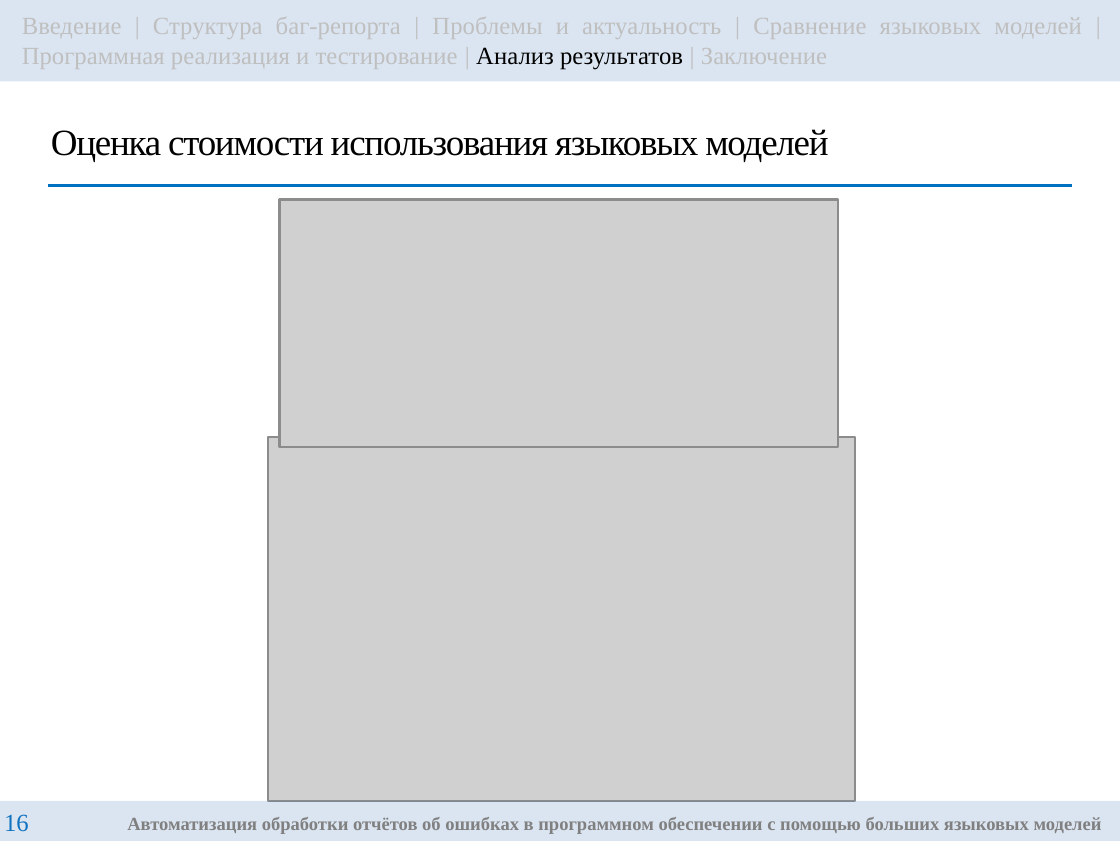
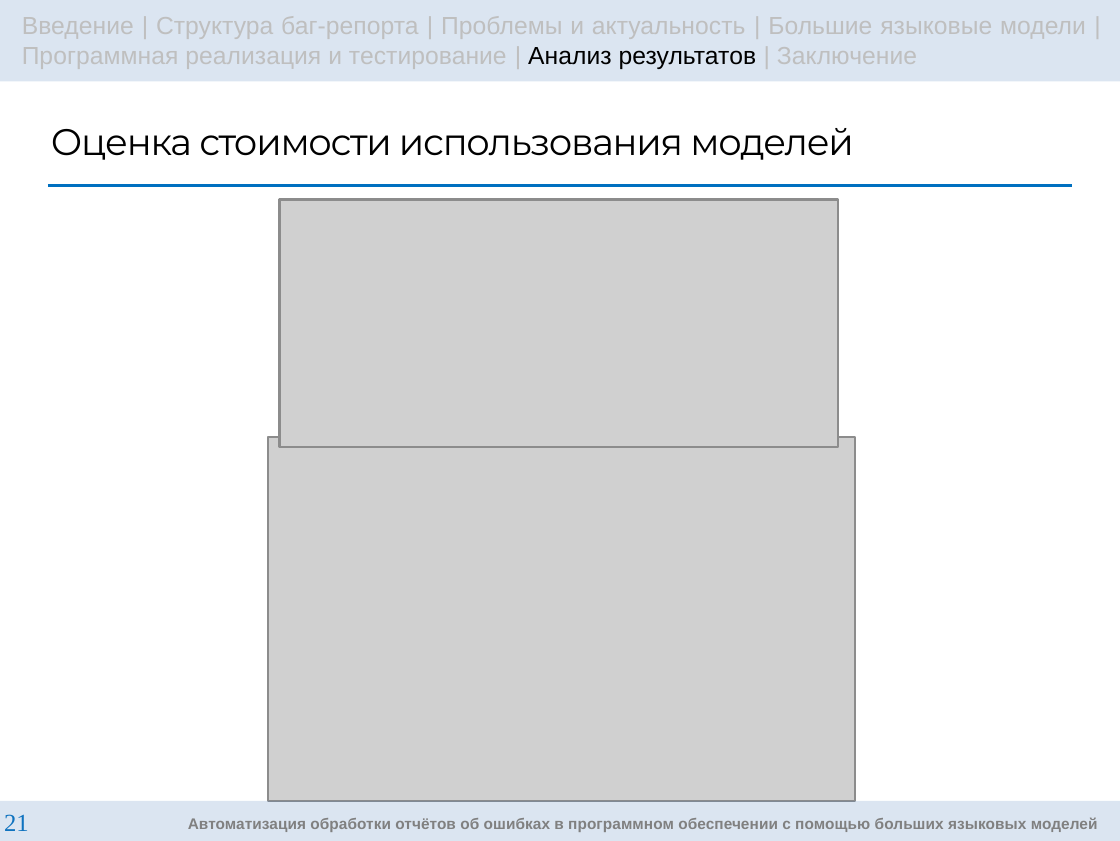
Before and after one commit to g3ntIeman/VKR_Gunko_Nikita, a slide deck: slide 21 of masters/ВКР/Презентация/GunkoNM_RK6-42M_Presentation.pptx (slide 16 before the commit). Drawn at 1120x841 pixels with LibreOffice and Linux fonts; fonts in the diff are those of the drawing; grey boxes stand for pictures. Boxes give left, top, right and bottom in pixels: in the first picture for what was removed or moved away, otherwise in the second. Text is boxed around its words. In the diff, an @@ line names an element or a change of style, - is before the commit and + after.

```diff
--- a/masters/ВКР/Презентация/GunkoNM_RK6-42M_Presentation.pptx
+++ b/masters/ВКР/Презентация/GunkoNM_RK6-42M_Presentation.pptx
@@ text in rectangle at (x1=22, y1=16, x2=1086, y2=69): text changed; font Times New Roman to Arial @@
-Введение | Структура баг-репорта | Проблемы и актуальность | Сравнение языковых моделей | Программная реализация и тестирование | Анализ результатов | Заключение
+Введение | Структура баг-репорта | Проблемы и актуальность | Большие языковые модели | Программная реализация и тестирование | Анализ результатов | Заключение
@@ title at (x1=51, y1=128, x2=854, y2=160): text changed; font Times New Roman to Montserrat @@
-Оценка стоимости использования языковых моделей
+Оценка стоимости использования моделей
@@ rectangle "Автоматизация обработки отчётов об ошибках ..." at (x1=0, y1=800, x2=1120, y2=841): size 6 to 5 pt, font Times New Roman to Arial @@
@@ page number at (x1=4, y1=814, x2=28, y2=831): text changed @@
-16
+21
```
Also in this commit, not shown: 16 other slides changed, 5 slides added, 1 other file.
